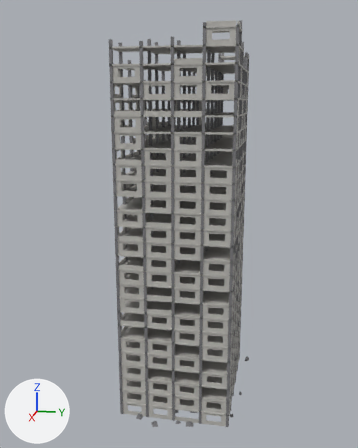
An edit to the Blender file blender/environment.blend, drawn before and after from the same camera.
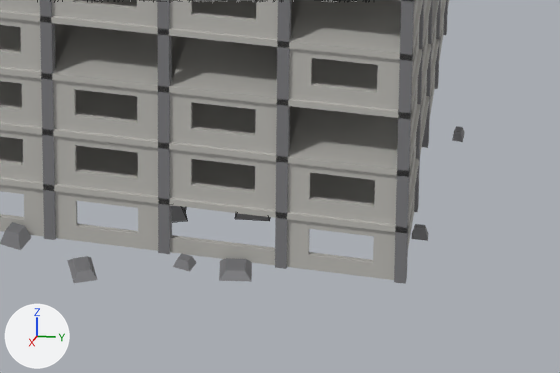
There are two pictures of each version: one whole from a camera (50 mm lens) standing at (132.5, 24.4, 82.7) and looking at (0.7, -2.0, 49.8), one close up on the part from 38% to 74% of the width and 81% to 100% of the height. The lights are fixed; the arrows at lower left show +X, +Y and +Z. The older version's two pictures come first. The close-ups show mesh edges as thin lines.

In view in the first close-up: 'env_building_large_a' and 1 more.
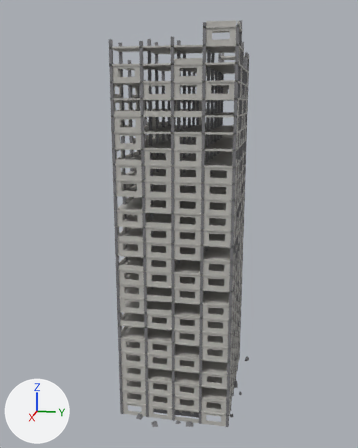
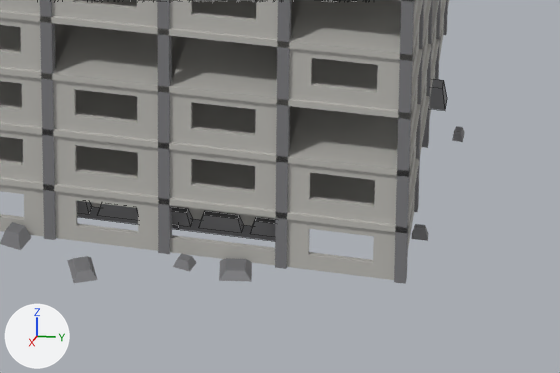
Pixel boxes [x1, y1, x2, y2] of what changed, in the close-ups (560 x 373 px):
'env_prop_slab_a', added
    after: [77, 201, 276, 241]
    faces in mat_mat_sub (grey #7c7c7e): [77, 201, 275, 241]
    faces in mat_mat_main (grey #bcbab5): [90, 202, 276, 226]
'env_prop_pillar_a', added
    after: [430, 79, 447, 110]

The edits, one by one:
Mesh me_env_prop_pillar_a is new.
It has 64 vertices, 48 faces and spans x -1.6..1.6, y -14.0..15.6, z 0.0..3.3.
Faces by material slot: [6, 42].
It uses material mat_mat_main (grey #bcbab5).
It uses material mat_mat_sub (grey #7c7c7e).
Mesh me_env_prop_slab_a is new.
It has 96 vertices, 72 faces and spans x -16.0..16.8, y -8.0..8.0, z 0.0..2.0.
Faces by material slot: [6, 66].
It uses material mat_mat_main (grey #bcbab5).
It uses material mat_mat_sub (grey #7c7c7e).
Object 'env_prop_pillar_a' (ob_env_prop_pillar_a) is new; it shows me_env_prop_pillar_a.
Its location is (0.0, 0.0, 0.0).
Object 'env_prop_slab_a' (ob_env_prop_slab_a) is new; it shows me_env_prop_slab_a.
Its location is (0.0, 0.0, 0.0).
